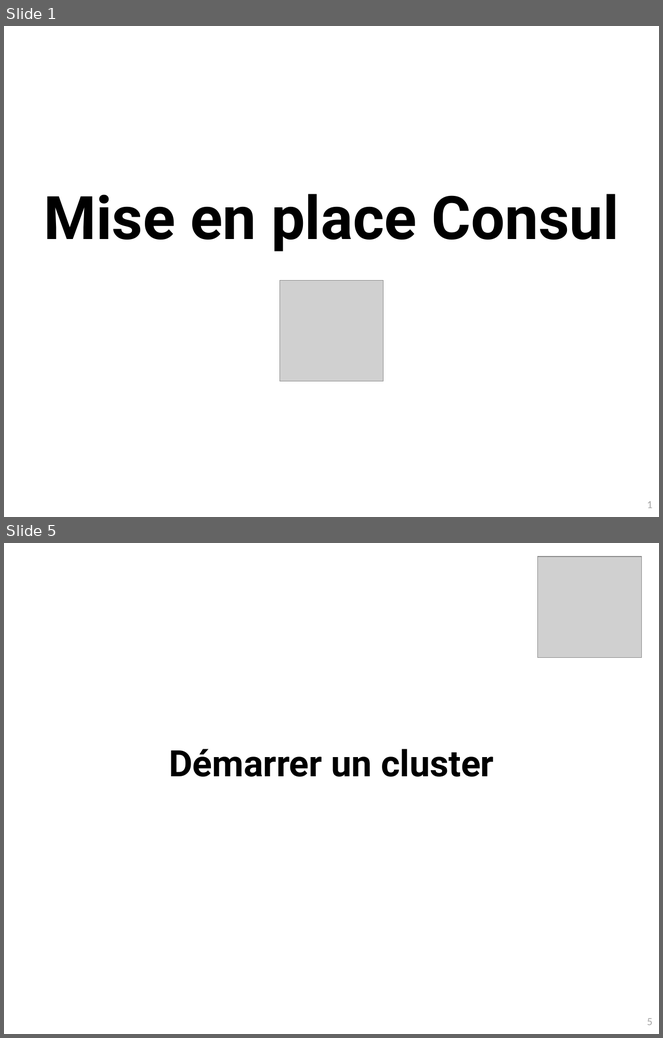
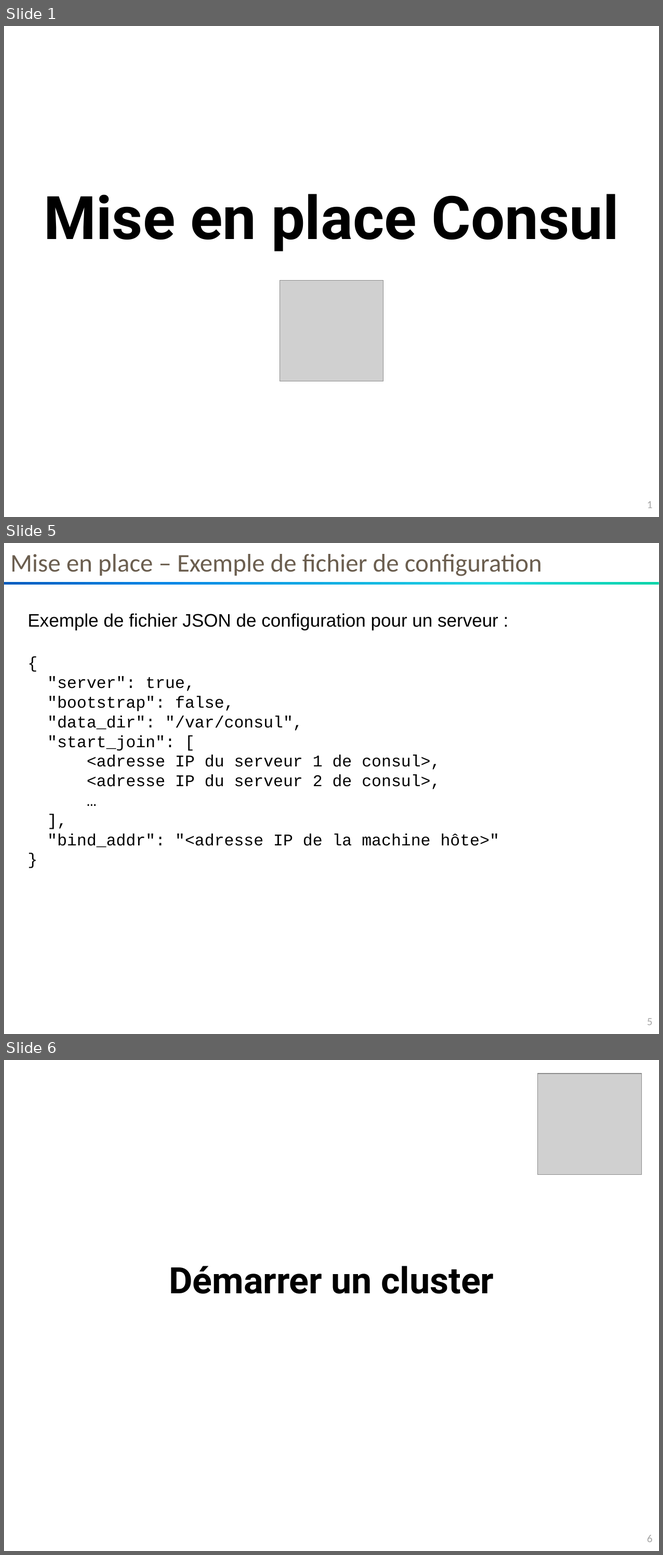
Before and after one commit to so-technology-watch/consul-poc, a slide deck: doc/setup/Cluster-Consul-v1.0.pptx. Shown one above the other, each under a label of ours: slides 1 and 5 before the commit, slides 1, 5 and 6 after it; the slides between them are not shown. The pictures are 663x1038 and 663x1555 pixels, drawn with LibreOffice and Linux fonts; fonts in the diff are those of the drawing; grey boxes stand for pictures. Boxes give left, top, right and bottom in pixels: in the first picture for what was removed or moved away, otherwise in the second. Text is boxed around its words. In the diff, an @@ line names an element or a change of style, - is before the commit and + after.

Commit message:
Précisions sur le fonctionnement bootstrap

```diff
--- a/doc/setup/Cluster-Consul-v1.0.pptx
+++ b/doc/setup/Cluster-Consul-v1.0.pptx
@@ slide 5 added at box(4, 543, 659, 1034), background #FFFFFF; not listed: 1 template element that a slide beside it also shows @@
@@ text added at box(10, 554, 542, 576), 28 pt, text #6B5E4F @@
+Mise en place – Exemple de fichier de configuration
@@ rectangle added at box(4, 583, 659, 585), fill gradient #03D4A8 to #21D6E0 to #0087E6 to #005CBF @@
@@ text added at box(28, 613, 500, 848), 18 pt, text #000000 @@
+Exemple de fichier JSON de configuration pour un serveur :
+{
+"server": true,
+"bootstrap": false,
+"data_dir": "/var/consul",
+"start_join": [
+<adresse IP du serveur 1 de consul>,
+<adresse IP du serveur 2 de consul>,
+…
+],
+"bind_addr": "<adresse IP de la machine hôte>"
+}
@@ what was slide 5 is now slide 6 @@
@@ page number at box(647, 1535, 653, 1543): text changed @@
-5
+6
```
Also in this commit, not shown: 5 slides changed.
